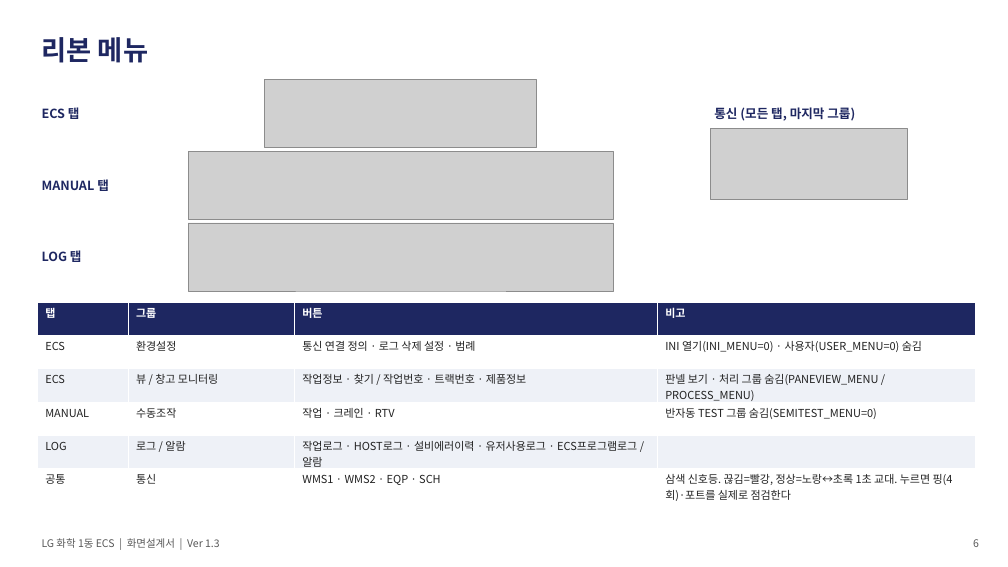
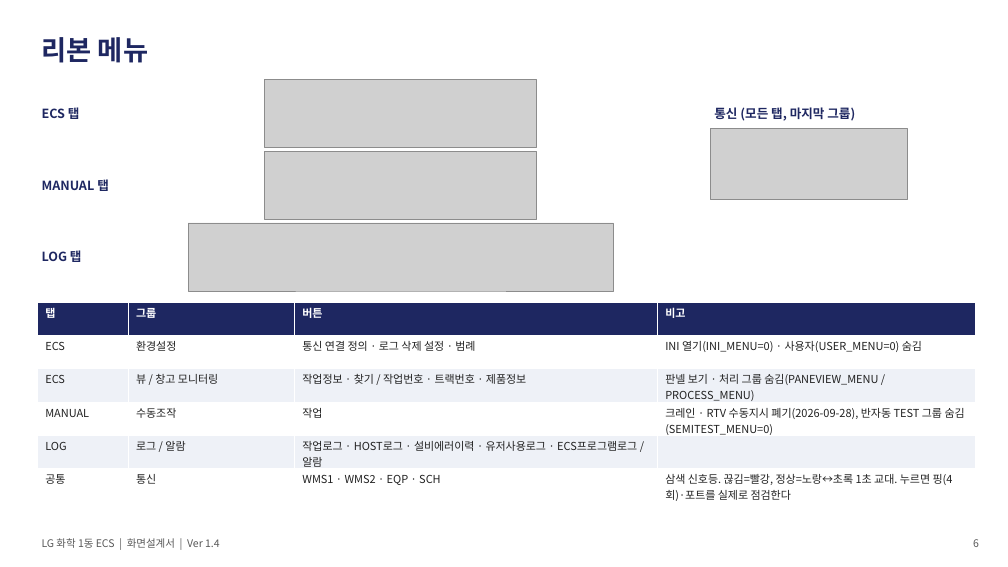
Before and after one commit to yeorijby-coder/LGLS_ALL, a slide deck: slide 6 of docs/산출물_20260927/06_ECS_화면설계서.pptx. Drawn at 1008x567 pixels with LibreOffice and Linux fonts; fonts in the diff are those of the drawing; grey boxes stand for pictures. Boxes give left, top, right and bottom in pixels: in the first picture for what was removed or moved away, otherwise in the second. Text is boxed around its words. In the diff, an @@ line names an element or a change of style, - is before the commit and + after.

```diff
--- a/docs/산출물_20260927/06_ECS_화면설계서.pptx
+++ b/docs/산출물_20260927/06_ECS_화면설계서.pptx
@@ picture: place and size @@
-picture at box(188, 151, 613, 219)
+picture at box(265, 151, 537, 219)
@@ table at box(38, 302, 975, 505) @@
-row 4, column 3: 작업 · 크레인 · RTV
+row 4, column 3: 작업
-row 4, column 4: 반자동 TEST 그룹 숨김(SEMITEST_MENU=0)
+row 4, column 4: 크레인 · RTV 수동지시 폐기(2026-09-28), 반자동 TEST 그룹 숨김(SEMITEST_MENU=0)
@@ text at box(42, 538, 220, 548): text changed @@
-LG 화학 1동 ECS | 화면설계서 | Ver 1.3
+LG 화학 1동 ECS | 화면설계서 | Ver 1.4
```
Also in this commit, not shown: 26 other slides changed, 6 slides removed, 31 other files.
